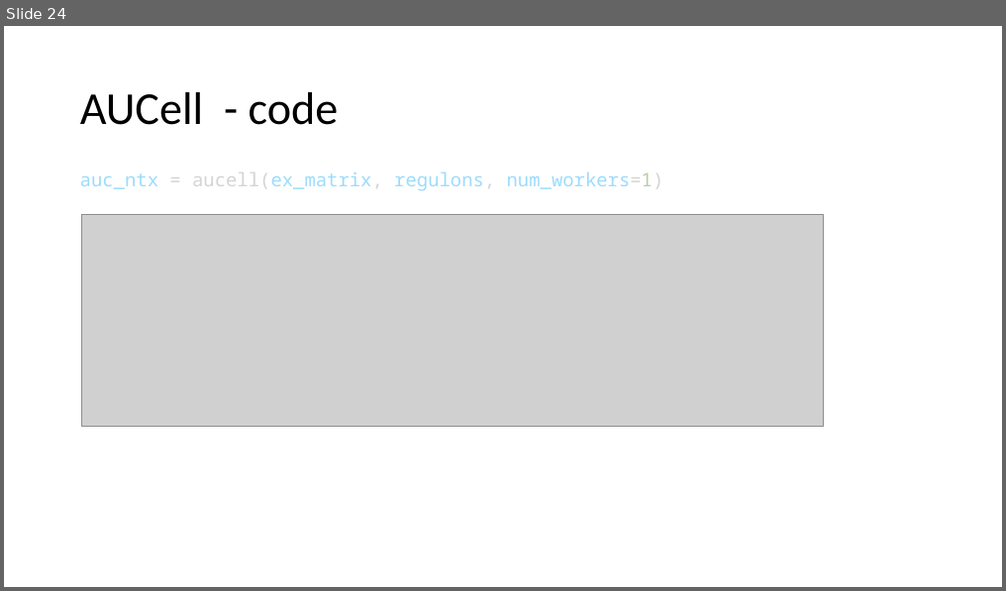
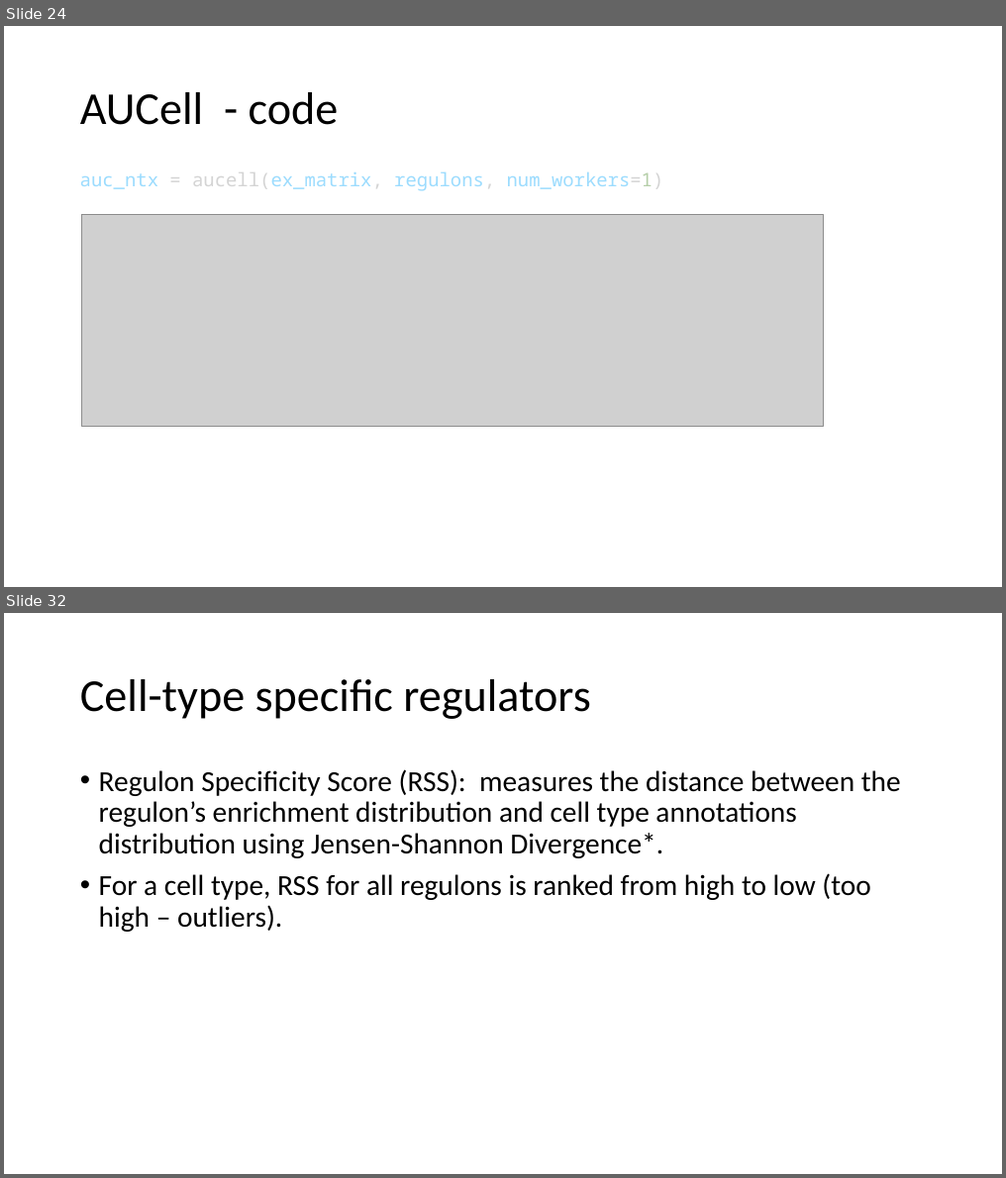
Before and after one commit to ozlembahar/devo-grn, a slide deck: my_notes.pptx. Shown one above the other, each under a label of ours: slide 24 before the commit, slides 24 and 32 after it; the slides between them are not shown. The pictures are 1006x591 and 1006x1178 pixels, drawn with LibreOffice and Linux fonts; fonts in the diff are those of the drawing; grey boxes stand for pictures. Boxes give left, top, right and bottom in pixels: in the first picture for what was removed or moved away, otherwise in the second. Text is boxed around its words. In the diff, an @@ line names an element or a change of style, - is before the commit and + after.

Commit message:
exploratory data+new Seurat+cell type annotations

```diff
--- a/my_notes.pptx
+++ b/my_notes.pptx
@@ slide 32 added at [4, 613, 1002, 1174], background #FFFFFF @@
@@ title added at [80, 679, 590, 719], 44 pt, text #000000 @@
+Cell-type specific regulators
@@ text added at [99, 769, 901, 932], 28 pt, text #000000 @@
+• Regulon Specificity Score (RSS): measures the distance between the regulon’s enrichment distribution and cell type annotations distribution using Jensen-Shannon Divergence*.
+• For a cell type, RSS for all regulons is ranked from high to low (too high – outliers).
```
Also in this commit, not shown: 5 slides changed, 7 other slides added, 1 slide removed, 5 other files.
